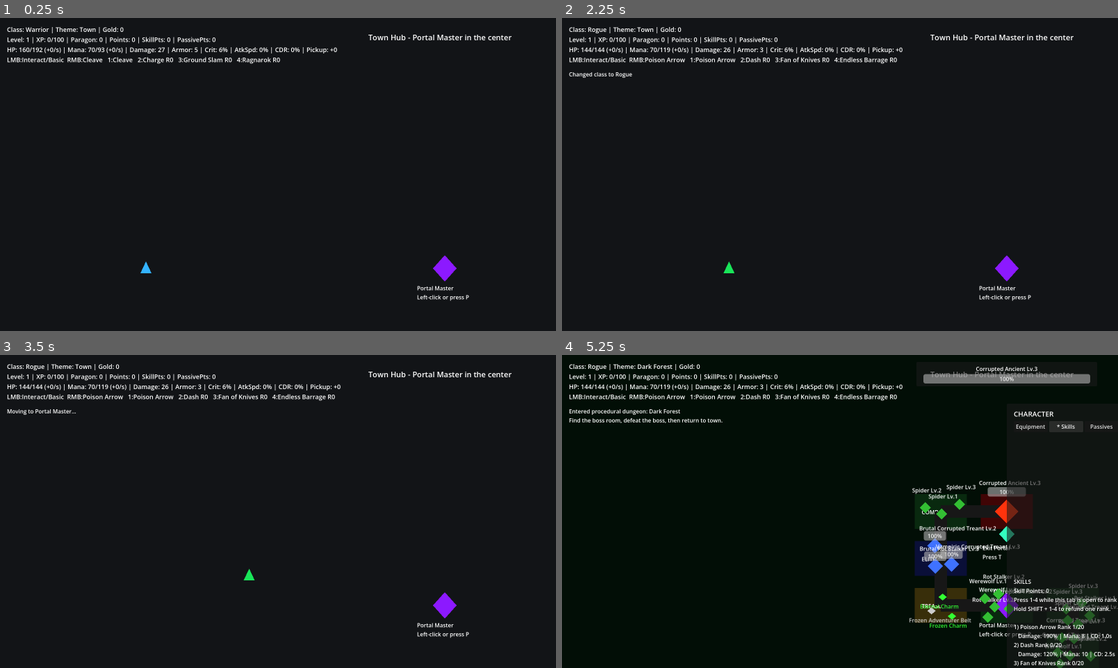
Above: before the commit, frames 1-4 (two rows, left to right).
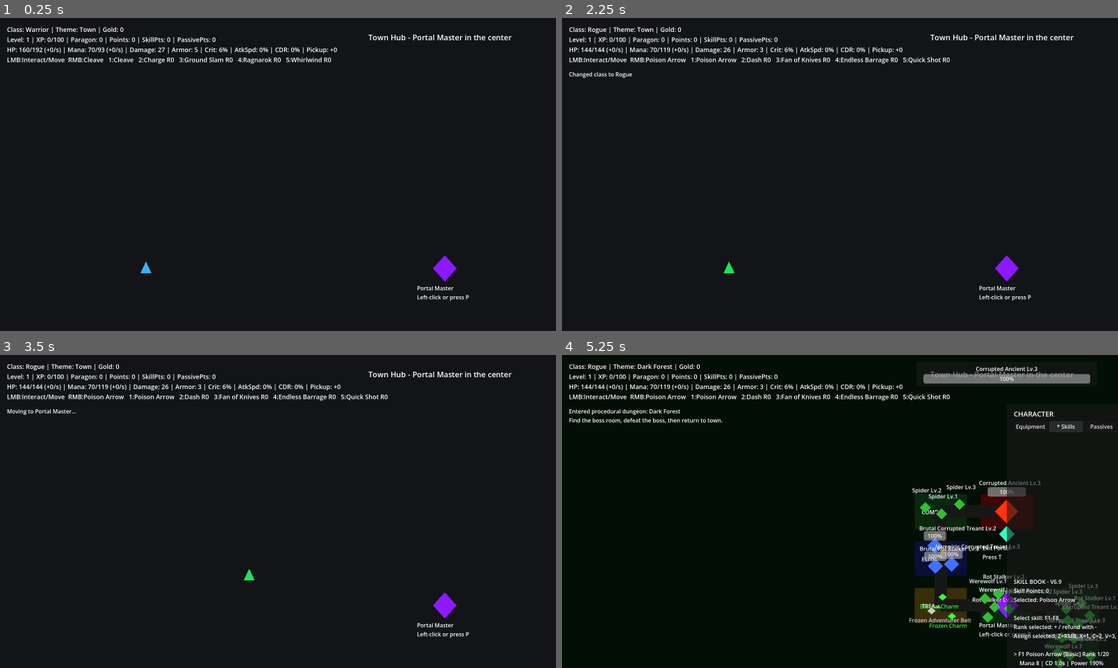
Above: after the commit, the same moments.

Repository: timjohan93-cyber/Eternal-Realms
Game: Godot game, scene res://scenes/Main.tscn
The game is run twice, just before and just after one commit, with the same random seed, the same clock (stepped at 60 frames per second) and the same inputs.
Inputs (mouse positions are in pixels of both pictures, inside the frame that each line leads up to):
- Up to frame 1 (0.25 s): no input
- Up to frame 2 (2.25 s): tap P at 0.5, 0.6, 1.25, 2 s; move the mouse to (962, 158) at 0.52 s; hold D 0.53-1.28 s; click (962, 158) at 0.67 s; move the mouse to (728, 190) at 1.27 s; hold S 1.28-2.03 s; tap T at 1.35 s; move the mouse to (895, 105) at 2.02 s; hold D from 2.03 s (still down); tap C at 2.1 s
- Up to frame 3 (3.5 s): tap P at 2.75 s; move the mouse to (250, 574) at 2.77 s; release D at 2.78 s; hold W from 2.78 s (still down); tap I at 2.85 s; click (250, 574) at 2.92 s
- Up to frame 4 (5.25 s): tap P at 3.5 s; move the mouse to (1006, 558) at 3.52 s; release W at 3.53 s; hold A 3.53-4.25 s; tap K at 3.6 s; click "* Equipment" at 4.25 s; click "Skills" at 5 s

The runs differ from the first frame. In frame 1, 0.5% of the frame differs, in the area x 8-60%, y 12-15%; in frame 2, 0.6%; in frame 3, 0.6%; in frame 4, 1.7%, in the area x 8-100%, y 12-100%.

Commit message:
Use V6.9 main script in scene

Diff:
--- a/scenes/Main.tscn
+++ b/scenes/Main.tscn
@@ -1,6 +1,6 @@
 [gd_scene load_steps=2 format=3]
 
-[ext_resource type="Script" path="res://scripts/Main.gd" id="1"]
+[ext_resource type="Script" path="res://scripts/MainV69.gd" id="1"]
 
 [node name="Main" type="Node2D"]
 script = ExtResource("1")
